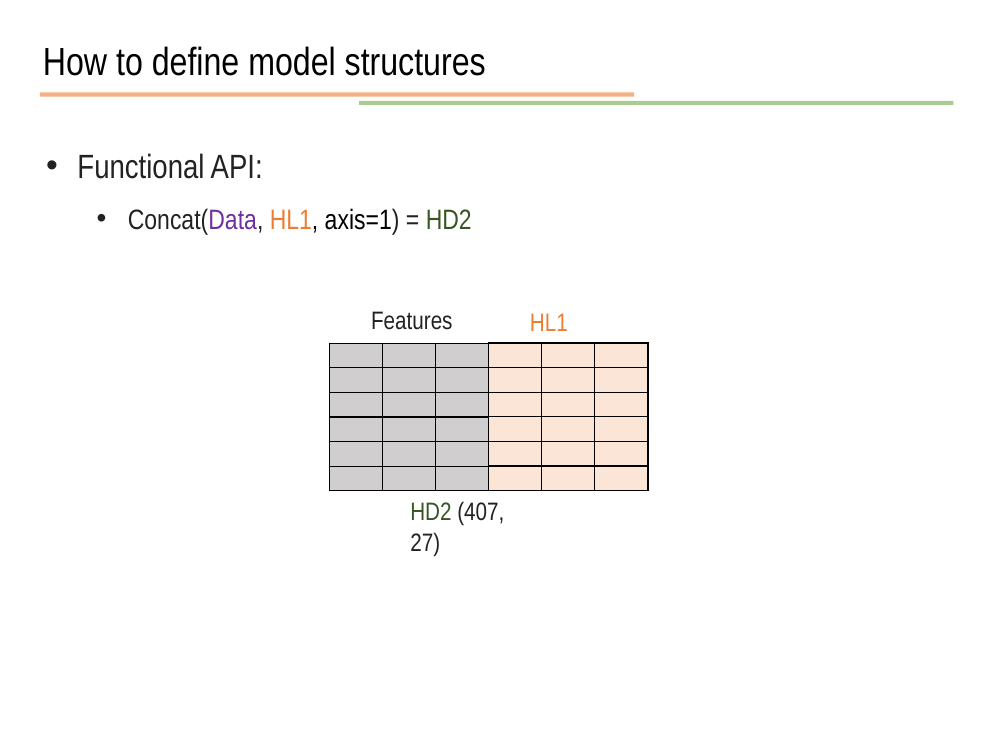
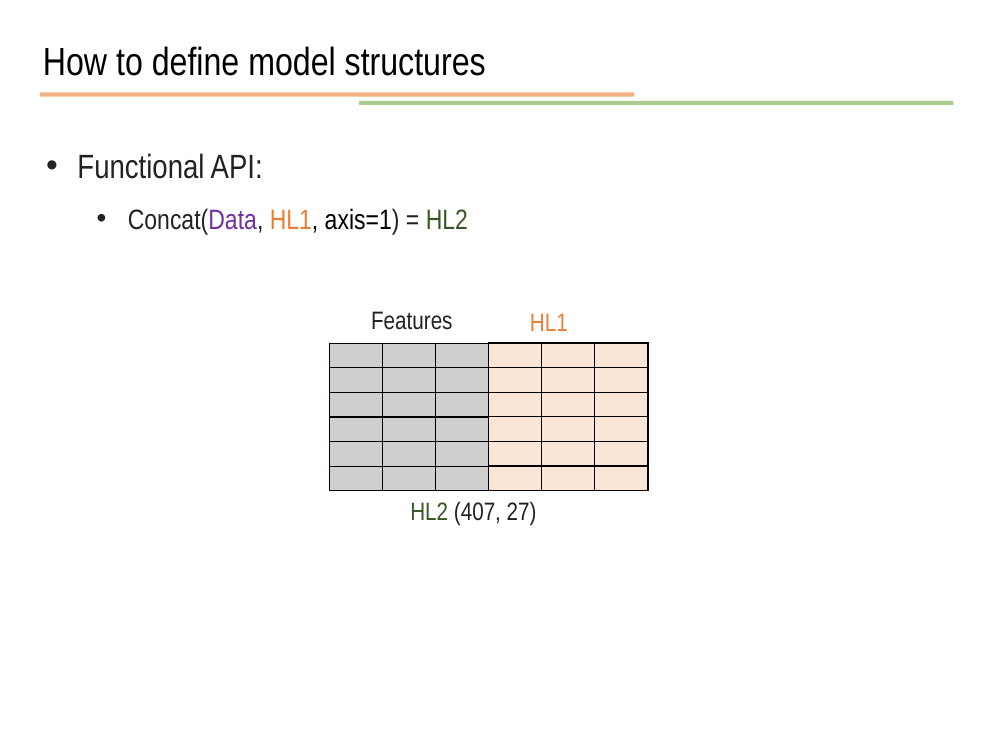
Before and after one commit to JunetaeKim/DeepLearningClass, a slide deck: slide 25 of Week9/week9 Introduction to tensorflow.pptx (slide 16 before the commit). Drawn at 1008x756 pixels with LibreOffice and Linux fonts; fonts in the diff are those of the drawing. Boxes give left, top, right and bottom in pixels: in the first picture for what was removed or moved away, otherwise in the second. Text is boxed around its words. In the diff, an @@ line names an element or a change of style, - is before the commit and + after.

```diff
--- a/Week9/week9 Introduction to tensorflow.pptx
+++ b/Week9/week9 Introduction to tensorflow.pptx
@@ text at bbox=[128, 208, 468, 235]: text changed @@
-  • Concat(Data, HL1, axis=1) = HD2
+  • Concat(Data, HL1, axis=1) = HL2
@@ text at bbox=[410, 501, 537, 526]: text changed @@
-HD2 (407, 27)
+HL2 (407, 27)
```
Also in this commit, not shown: 2 other slides changed, 11 slides added, 2 other files.
